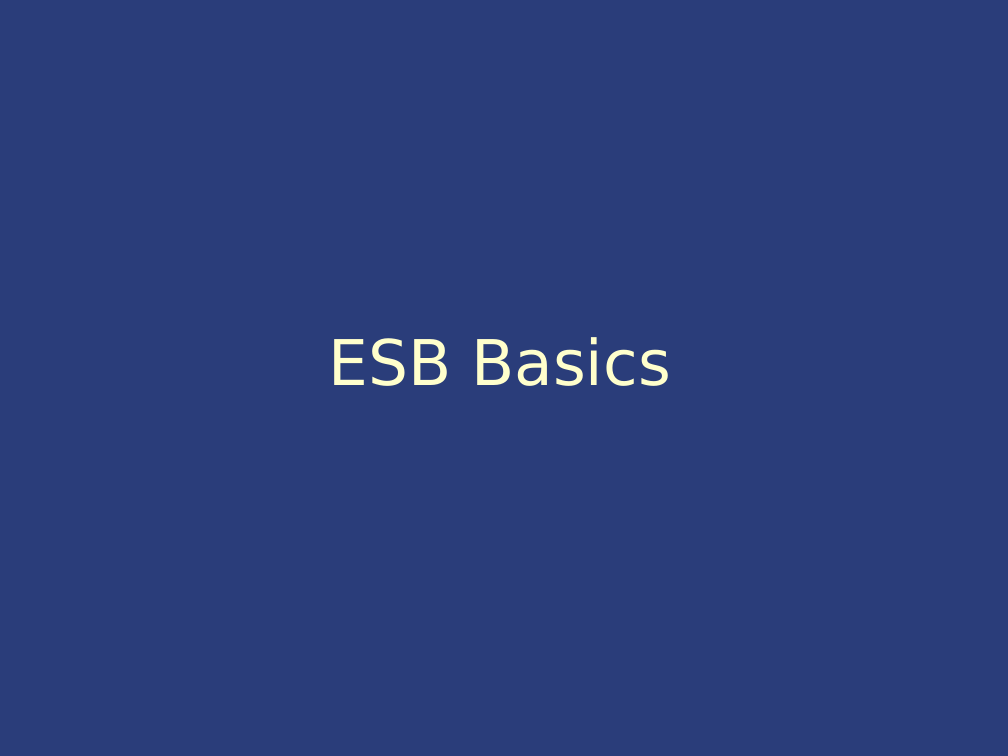
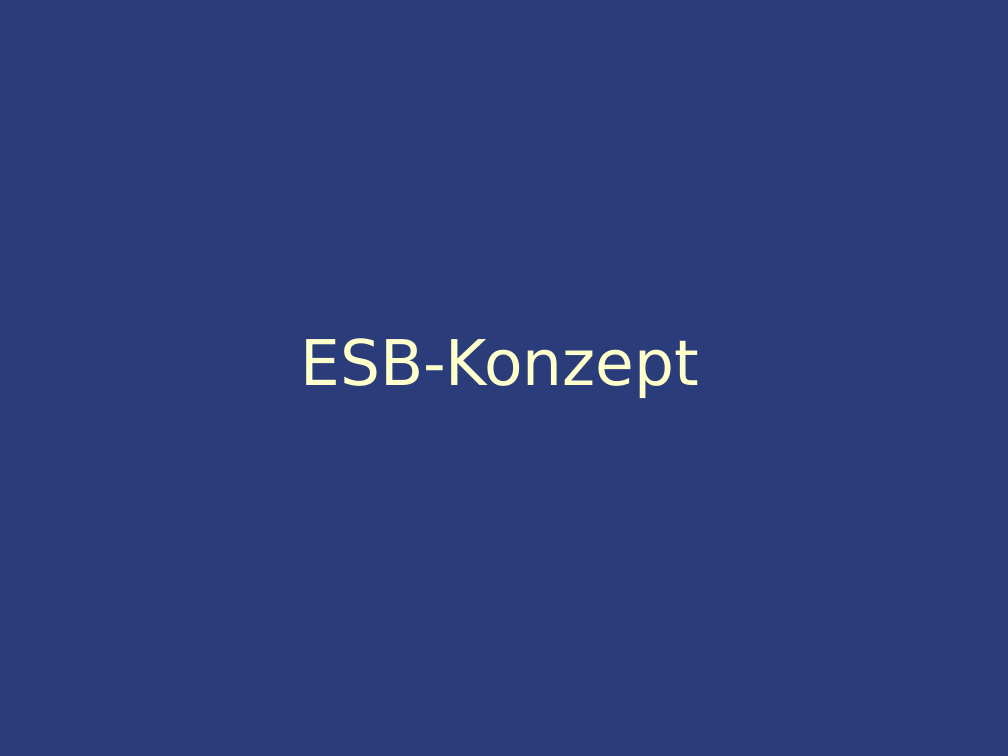
Before and after one commit to IAAS/decidr, a slide deck: slide 3 of seminars/dh/Enterprise Service Bus.ppt. Drawn at 1008x756 pixels with LibreOffice and Linux fonts; fonts in the diff are those of the drawing. Boxes give left, top, right and bottom in pixels: in the first picture for what was removed or moved away, otherwise in the second. Text is boxed around its words. In the diff, an @@ line names an element or a change of style, - is before the commit and + after.

```diff
--- a/seminars/dh/Enterprise Service Bus.ppt
+++ b/seminars/dh/Enterprise Service Bus.ppt
@@ title at box(300, 338, 699, 398): text changed @@
-ESB Basics
+ESB-Konzept
```
Also in this commit, not shown: 2 other slides changed, 21 slides added.
